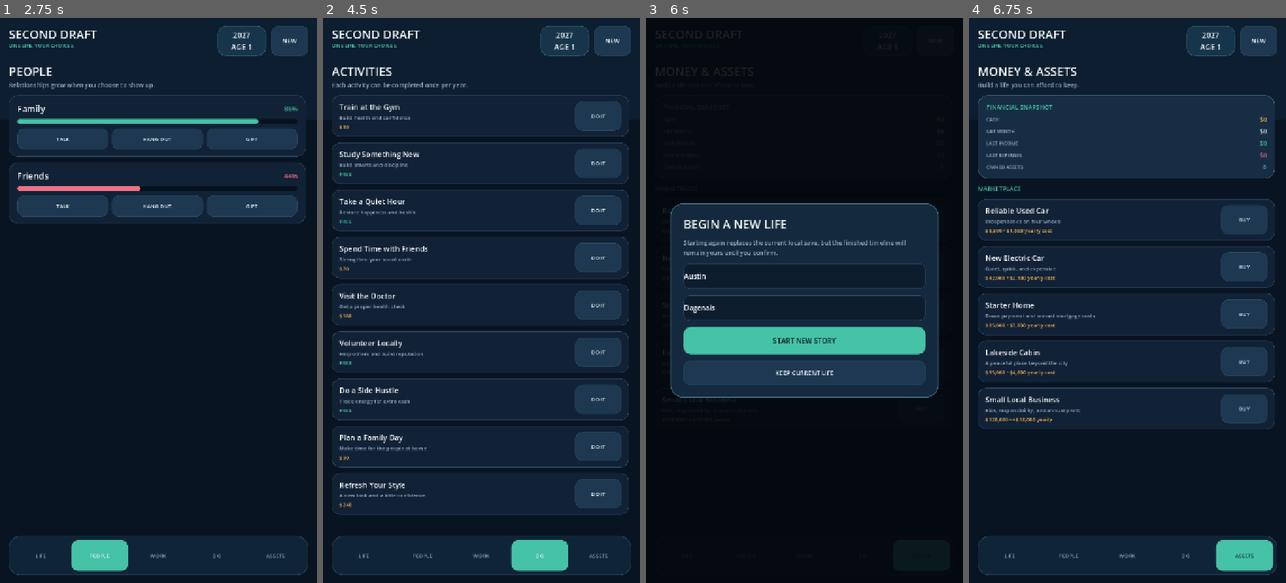
Above: before the commit, frames 1-4 (left to right).
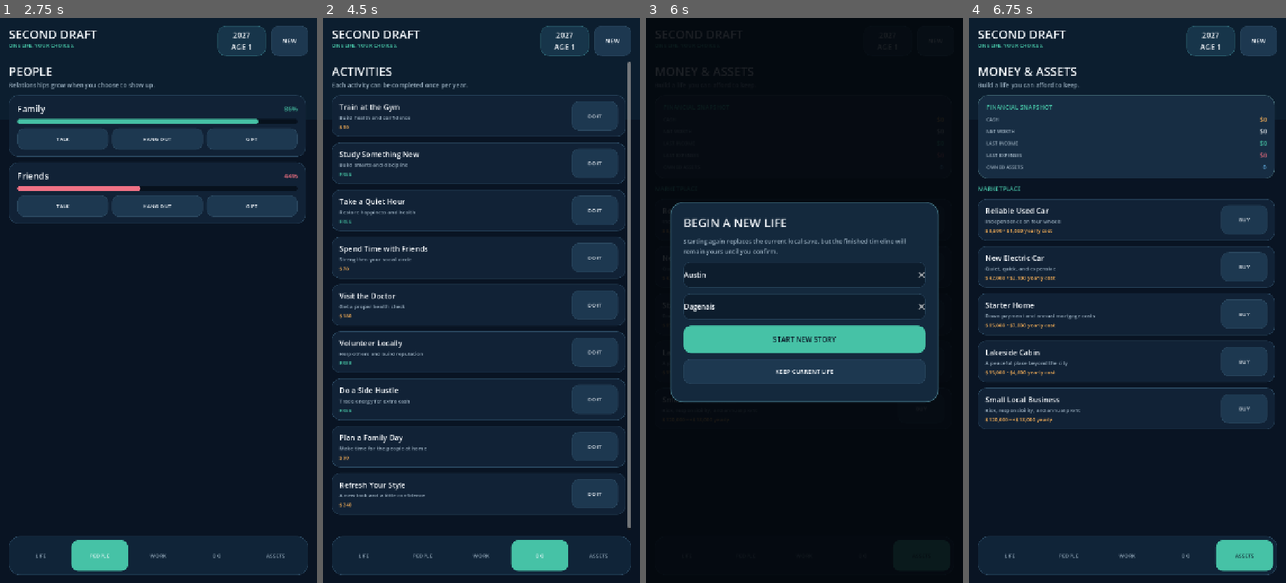
Above: after the commit, the same moments.

Repository: austindagenais12-dot/mynba2k26-companion-app
Game: Godot game, scene res://main.tscn
Same seed, same stepped clock (60 frames per second), same inputs: the game is played once before the commit and once after it.
Inputs:
- Up to frame 1 (2.75 s): click "AGE +1" at 0.5 s; click "LIFE" at 1.25 s; click "PEOPLE" at 2 s
- Up to frame 2 (4.5 s): click "WORK" at 2.75 s; click "SEARCH" at 3.5 s; click "DO" at 4.25 s
- Up to frame 3 (6 s): click "ASSETS" at 5 s; click "NEW" at 5.75 s
- Up to frame 4 (6.75 s): click "KEEP CURRENT LIFE" at 6.5 s

Frame 1 is identical in both runs. In frame 2, 2.0% of the frame differs, in the area x 78-98%, y 7-91%; in frame 3, 3.5%, in the area x 7-93%, y 32-68%; in frame 4, nothing differs.

Commit message:
Fix mobile scrolling and keyboard focus

Diff:
--- a/second-draft-godot/project.godot
+++ b/second-draft-godot/project.godot
@@ -20,6 +20,11 @@
 window/stretch/mode="canvas_items"
 window/handheld/orientation=1
 
+[input_devices]
+
+pointing/emulate_mouse_from_touch=true
+pointing/emulate_touch_from_mouse=true
+
 [rendering]
 
 renderer/rendering_method="gl_compatibility"
--- a/second-draft-godot/scripts/main.gd
+++ b/second-draft-godot/scripts/main.gd
@@ -13,6 +13,9 @@
 const BLUE := Color("5ea9dd")
 const LINE := Color("29465e")
 const CAREERS_PER_PAGE := 14
+const KEYBOARD_FALLBACK_PADDING := 430
+const INPUT_REVEAL_MARGIN := 28
+const NORMAL_SCROLL_PADDING := 24
 
 var simulation: LifeSimulation
 var current_page := "life"
@@ -27,9 +30,16 @@
 var career_sector := "All sectors"
 var career_eligible_only := false
 var career_page := 0
+var active_page_scroll: ScrollContainer
+var page_scroll_positions: Dictionary = {}
+var scroll_spacers: Dictionary = {}
+var focused_text_input: Control
+var focus_reveal_serial := 0
 
 
 func _ready() -> void:
+	get_viewport().gui_focus_changed.connect(on_gui_focus_changed)
+	get_viewport().size_changed.connect(on_viewport_size_changed)
 	simulation = LifeSimulation.new()
 	if not simulation.load_game():
 		simulation.new_life()
@@ -152,7 +162,9 @@
 
 
 func show_page(page_name: String) -> void:
+	remember_page_scroll()
 	current_page = page_name
+	active_page_scroll = null
 	clear_children(page_host)
 	update_top_bar()
 	update_nav()
@@ -167,6 +179,7 @@
 			build_assets_page()
 		_:
 			build_life_page()
+	call_deferred("restore_page_scroll", page_name)
 
 
 func update_top_bar() -> void:
@@ -299,6 +312,7 @@
 	row.add_child(label)
 	row.add_child(make_label("%d" % value, 12, TEXT, 800))
 	var bar := ProgressBar.new()
+	bar.mouse_filter = Control.MOUSE_FILTER_IGNORE
 	bar.min_value = 0
 	bar.max_value = 100
 	bar.value = value
@@ -461,6 +475,7 @@
 	box.add_child(make_key_value("ANNUAL PAY", simulation.format_money(int(job.get("salary", 0))) if not job.is_empty() else "$0", GOLD))
 	if not job.is_empty() and not bool(simulation.data.get("retired", false)):
 		var progress := ProgressBar.new()
+		progress.mouse_filter = Control.MOUSE_FILTER_IGNORE
 		progress.max_value = 100
 		progress.value = int(simulation.data.get("job_progress", 0))
 		progress.show_percentage = false
@@ -531,6 +546,7 @@
 	filter_row.add_theme_constant_override("separation", 8)
 	box.add_child(filter_row)
 	var sector_select := OptionButton.new()
+	sector_select.mouse_filter = Control.MOUSE_FILTER_PASS
 	sector_select.size_flags_horizontal = Control.SIZE_EXPAND_FILL
 	sector_select.custom_minimum_size.y = 54
 	sector_select.add_theme_font_size_override("font_size", 13)
@@ -549,6 +565,7 @@
 	search_button.pressed.connect(on_career_search.bind(search, sector_select))
 	filter_row.add_child(search_button)
 	var eligible := CheckButton.new()
+	eligible.mouse_filter = Control.MOUSE_FILTER_PASS
 	eligible.text = "Only show careers my education currently qualifies for"
 	eligible.button_pressed = career_eligible_only
 	eligible.add_theme_font_size_override("font_size", 12)
@@ -719,6 +736,8 @@
 	career_query = search.text.strip_edges()
 	career_sector = sector_select.get_item_text(sector_select.selected)
 	career_page = 0
+	search.release_focus()
+	DisplayServer.virtual_keyboard_hide()
 	show_page("work")
 
 
@@ -758,12 +777,8 @@
 	overlay.z_index = 100
 	add_child(overlay)
 
-	var outer_margin := MarginContainer.new()
-	outer_margin.set_anchors_and_offsets_preset(Control.PRESET_FULL_RECT)
-	set_margins(outer_margin, 38, 88, 38, 58)
-	overlay.add_child(outer_margin)
-	var center := CenterContainer.new()
-	outer_margin.add_child(center)
+	var dialog_layout := make_overlay_scroll(overlay, 38, 48, 38, 40)
+	var center := dialog_layout.get("center") as CenterContainer
 	var card := make_panel(Color("14293d"), 28, 2, Color("3c6978"))
 	card.custom_minimum_size.x = 620
 	center.add_child(card)
@@ -809,9 +824,9 @@
 	overlay.mouse_filter = Control.MOUSE_FILTER_STOP
 	overlay.z_index = 100
 	add_child(overlay)
-	var center := CenterContainer.new()
-	center.set_anchors_and_offsets_preset(Control.PRESET_FULL_RECT)
-	overlay.add_child(center)
+	var dialog_layout := make_overlay_scroll(overlay, 38, 48, 38, 40)
+	var dialog_scroll := dialog_layout.get("scroll") as ScrollContainer
+	var center := dialog_layout.get("center") as CenterContainer
 	var card := make_panel(Color("14293d"), 28, 2, Color("3c6978"))
 	card.custom_minimum_size = Vector2(610, 0)
 	center.add_child(card)
@@ -837,16 +852,23 @@
 	cancel.custom_minimum_size.y = 56
 	cancel.pressed.connect(close_overlay)
 	box.add_child(cancel)
+	box.add_child(make_keyboard_spacer(dialog_scroll, 0))
 
 
 func start_new_life(first_input: LineEdit, last_input: LineEdit) -> void:
 	simulation.new_life(first_input.text, last_input.text)
+	page_scroll_positions.clear()
 	close_overlay()
 	show_page("life")
 	show_toast("A new story has begun.", true)
 
 
 func close_overlay() -> void:
+	var focus_owner := get_viewport().gui_get_focus_owner()
+	if is_instance_valid(focus_owner) and is_instance_valid(overlay) and overlay.is_ancestor_of(focus_owner):
+		focus_owner.release_focus()
+	DisplayServer.virtual_keyboard_hide()
+	clear_text_input_tracking()
 	if is_instance_valid(overlay):
 		overlay.queue_free()
 	overlay = null
@@ -868,20 +890,176 @@
 
 
 func make_scroll_page() -> VBoxContainer:
-	var scroll := ScrollContainer.new()
+	var scroll := make_mobile_scroll_container()
 	scroll.set_anchors_and_offsets_preset(Control.PRESET_FULL_RECT)
-	scroll.horizontal_scroll_mode = ScrollContainer.SCROLL_MODE_DISABLED
-	scroll.vertical_scroll_mode = ScrollContainer.SCROLL_MODE_AUTO
 	page_host.add_child(scroll)
+	active_page_scroll = scroll
 	var outer := MarginContainer.new()
 	outer.size_flags_horizontal = Control.SIZE_EXPAND_FILL
 	set_margins(outer, 0, 2, 5, 16)
 	scroll.add_child(outer)
+	var stack := VBoxContainer.new()
+	stack.size_flags_horizontal = Control.SIZE_EXPAND_FILL
+	stack.add_theme_constant_override("separation", 0)
+	outer.add_child(stack)
 	var content := VBoxContainer.new()
 	content.size_flags_horizontal = Control.SIZE_EXPAND_FILL
 	content.add_theme_constant_override("separation", 13)
-	outer.add_child(content)
+	stack.add_child(content)
+	stack.add_child(make_keyboard_spacer(scroll, NORMAL_SCROLL_PADDING))
 	return content
+
+
+func make_mobile_scroll_container() -> ScrollContainer:
+	var scroll := ScrollContainer.new()
+	scroll.size_flags_horizontal = Control.SIZE_EXPAND_FILL
+	scroll.size_flags_vertical = Control.SIZE_EXPAND_FILL
+	scroll.horizontal_scroll_mode = ScrollContainer.SCROLL_MODE_DISABLED
+	scroll.vertical_scroll_mode = ScrollContainer.SCROLL_MODE_AUTO
+	scroll.follow_focus = true
+	scroll.scroll_deadzone = 10
+	scroll.mouse_filter = Control.MOUSE_FILTER_STOP
+	return scroll
+
+
+func make_overlay_scroll(parent: Control, left: int, top: int, right: int, bottom: int) -> Dictionary:
+	var outer_margin := MarginContainer.new()
+	outer_margin.set_anchors_and_offsets_preset(Control.PRESET_FULL_RECT)
+	set_margins(outer_margin, left, top, right, bottom)
+	parent.add_child(outer_margin)
+	var scroll := make_mobile_scroll_container()
+	outer_margin.add_child(scroll)
+	var center := CenterContainer.new()
+	center.size_flags_horizontal = Control.SIZE_EXPAND_FILL
+	center.size_flags_vertical = Control.SIZE_EXPAND_FILL
+	center.mouse_filter = Control.MOUSE_FILTER_PASS
+	scroll.add_child(center)
+	return {"scroll": scroll, "center": center}
+
+
+func make_keyboard_spacer(scroll: ScrollContainer, normal_height: int) -> Control:
+	var spacer := Control.new()
+	spacer.custom_minimum_size.y = normal_height
+	spacer.mouse_filter = Control.MOUSE_FILTER_IGNORE
+	var scroll_id := scroll.get_instance_id()
+	scroll_spacers[scroll_id] = {"spacer": spacer, "normal_height": normal_height}
+	scroll.tree_exiting.connect(unregister_scroll_spacer.bind(scroll_id))
+	return spacer
+
+
+func unregister_scroll_spacer(scroll_id: int) -> void:
+	scroll_spacers.erase(scroll_id)
+
+
+func remember_page_scroll() -> void:
+	if is_instance_valid(active_page_scroll) and active_page_scroll.is_inside_tree():
+		page_scroll_positions[current_page] = active_page_scroll.scroll_vertical
+
+
+func restore_page_scroll(page_name: String) -> void:
+	if page_name != current_page or not is_instance_valid(active_page_scroll):
+		return
+	active_page_scroll.set_deferred("scroll_vertical", int(page_scroll_positions.get(page_name, 0)))
+
+
+func on_gui_focus_changed(control: Control) -> void:
+	if control is LineEdit or control is TextEdit:
+		focused_text_input = control
+		schedule_focused_control_reveal(control)
+	else:
+		clear_text_input_tracking()
+
+
+func on_text_input_focus_exited(input: Control) -> void:
+	if focused_text_input == input:
+		call_deferred("verify_text_input_focus")
+
+
+func verify_text_input_focus() -> void:
+	var owner := get_viewport().gui_get_focus_owner()
+	if not (owner is LineEdit or owner is TextEdit):
+		clear_text_input_tracking()
+
+
+func on_viewport_size_changed() -> void:
+	if is_instance_valid(focused_text_input):
+		schedule_focused_control_reveal(focused_text_input)
+
+
+func schedule_focused_control_reveal(control: Control) -> void:
+	if not is_instance_valid(control):
+		return
+	focus_reveal_serial += 1
+	var serial := focus_reveal_serial
+	call_deferred("reveal_focused_control", control, serial)
+	for delay in [0.12, 0.30, 0.55]:
+		get_tree().create_timer(float(delay)).timeout.connect(reveal_focused_control.bind(control, serial))
+
+
+func reveal_focused_control(control: Control, serial: int) -> void:
+	if serial != focus_reveal_serial or not is_instance_valid(control) or not control.has_focus():
+		return
+	var scroll := find_scroll_ancestor(control)
+	if scroll == null:
+		return
+	set_keyboard_spacer(scroll, keyboard_padding_in_viewport())
+	scroll.ensure_control_visible(control)
+	call_deferred("apply_keyboard_avoidance", control, scroll, serial)
+
+
+func apply_keyboard_avoidance(control: Control, scroll: ScrollContainer, serial: int) -> void:
+	if serial != focus_reveal_serial or not is_instance_valid(control) or not is_instance_valid(scroll) or not control.has_focus():
+		return
+	var keyboard_padding := keyboard_padding_in_viewport()
+	var scroll_rect := scroll.get_global_rect()
+	var control_rect := control.get_global_rect()
+	var viewport_bottom := get_viewport().get_visible_rect().end.y
+	var visible_bottom := minf(scroll_rect.end.y, viewport_bottom - float(keyboard_padding)) - INPUT_REVEAL_MARGIN
+	var visible_top := scroll_rect.position.y + INPUT_REVEAL_MARGIN
+	if control_rect.end.y > visible_bottom:
+		scroll.scroll_vertical += ceili(control_rect.end.y - visible_bottom)
+	elif control_rect.position.y < visible_top:
+		scroll.scroll_vertical -= ceili(visible_top - control_rect.position.y)
+
+
+func keyboard_padding_in_viewport() -> int:
+	var keyboard_pixels := DisplayServer.virtual_keyboard_get_height()
+	var screen_scale := absf(get_viewport().get_screen_transform().get_scale().y)
+	var measured_padding := 0
+	if keyboard_pixels > 0 and screen_scale > 0.001:
+		measured_padding = ceili(float(keyboard_pixels) / screen_scale) + INPUT_REVEAL_MARGIN
+	var requested_padding := maxi(KEYBOARD_FALLBACK_PADDING, measured_padding)
+	var viewport_cap := maxi(260, int(get_viewport().get_visible_rect().size.y * 0.62))
+	return mini(requested_padding, viewport_cap)
+
+
+func find_scroll_ancestor(control: Control) -> ScrollContainer:
+	var node: Node = control.get_parent()
+	while node != null:
+		if node is ScrollContainer:
+			return node as ScrollContainer
+		node = node.get_parent()
+	return null
+
+
+func set_keyboard_spacer(active_scroll: ScrollContainer, height: int) -> void:
+	for scroll_id in scroll_spacers.keys():
+		var entry: Dictionary = scroll_spacers.get(scroll_id, {})
+		var spacer := entry.get("spacer") as Control
+		if not is_instance_valid(spacer):
+			continue
+		var normal_height := int(entry.get("normal_height", 0))
+		spacer.custom_minimum_size.y = maxi(normal_height, height) if int(scroll_id) == active_scroll.get_instance_id() else normal_height
+
+
+func clear_text_input_tracking() -> void:
+	focus_reveal_serial += 1
+	focused_text_input = null
+	for scroll_id in scroll_spacers.keys():
+		var entry: Dictionary = scroll_spacers.get(scroll_id, {})
+		var spacer := entry.get("spacer") as Control
+		if is_instance_valid(spacer):
+			spacer.custom_minimum_size.y = int(entry.get("normal_height", 0))
 
 
 func make_page_intro(title_text: String, subtitle_text: String) -> Control:
@@ -940,6 +1118,7 @@
 
 func make_panel(color: Color, radius: int, border_width: int = 0, border_color: Color = Color.TRANSPARENT) -> PanelContainer:
 	var panel := PanelContainer.new()
+	panel.mouse_filter = Control.MOUSE_FILTER_PASS
 	panel.add_theme_stylebox_override("panel", make_style(color, radius, border_width, border_color))
 	return panel
 
@@ -963,6 +1142,7 @@
 
 func make_label(text_value: String, font_size: int, color: Color, weight: int = 500) -> Label:
 	var label := Label.new()
+	label.mouse_filter = Control.MOUSE_FILTER_IGNORE
 	label.text = text_value
 	label.add_theme_font_size_override("font_size", font_size)
 	label.add_theme_color_override("font_color", color)
@@ -974,6 +1154,7 @@
 
 func make_button(text_value: String, style_name: String, font_size: int) -> Button:
 	var button := Button.new()
+	button.mouse_filter = Control.MOUSE_FILTER_PASS
 	button.text = text_value
 	button.add_theme_font_size_override("font_size", font_size)
 	button.add_theme_color_override("font_color", TEXT)
@@ -1008,14 +1189,19 @@
 
 func make_line_edit(default_text: String, placeholder: String) -> LineEdit:
 	var input := LineEdit.new()
+	input.mouse_filter = Control.MOUSE_FILTER_PASS
 	input.text = default_text
 	input.placeholder_text = placeholder
+	input.clear_button_enabled = true
+	input.virtual_keyboard_enabled = true
+	input.virtual_keyboard_show_on_focus = true
 	input.custom_minimum_size.y = 58
 	input.add_theme_font_size_override("font_size", 16)
 	input.add_theme_color_override("font_color", TEXT)
 	input.add_theme_color_override("font_placeholder_color", MUTED)
 	input.add_theme_stylebox_override("normal", make_style(Color("0d1d2d"), 14, 1, LINE))
 	input.add_theme_stylebox_override("focus", make_style(Color("10283a"), 14, 2, TEAL))
+	input.focus_exited.connect(on_text_input_focus_exited.bind(input))
 	return input
 
 
@@ -1037,4 +1223,5 @@
 
 func clear_children(node: Node) -> void:
 	for child in node.get_children():
+		node.remove_child(child)
 		child.queue_free()
--- /dev/null
+++ b/second-draft-godot/tests/test_mobile_ui.gd
@@ -0,0 +1,157 @@
+extends SceneTree
+
+
+func _initialize() -> void:
+	call_deferred("run_tests")
+
+
+func run_tests() -> void:
+	var failures: Array[String] = []
+	var packed_scene := load("res://main.tscn") as PackedScene
+	if packed_scene == null:
+		failures.append("Could not load the main scene.")
+		finish(failures, null)
+		return
+	var app = packed_scene.instantiate()
+	root.add_child(app)
+	await wait_frames(3)
+
+	for page_name in ["life", "people", "work", "activities", "assets"]:
+		app.call("show_page", page_name)
+		await wait_frames(3)
+		var page_host := app.get("page_host") as Control
+		var page_scroll := find_scroll_container(page_host)
+		if page_scroll == null:
+			failures.append("%s page has no ScrollContainer." % page_name)
+			continue
+		if not page_scroll.follow_focus:
+			failures.append("%s page does not follow focused controls." % page_name)
+		if page_scroll.vertical_scroll_mode == ScrollContainer.SCROLL_MODE_DISABLED:
+			failures.append("%s page has vertical scrolling disabled." % page_name)
+		if page_scroll.scroll_deadzone <= 0:
+			failures.append("%s page has no mobile drag deadzone." % page_name)
+
+	app.call("show_page", "work")
+	await wait_frames(4)
+	var work_host := app.get("page_host") as Control
+	var work_scroll := find_scroll_container(work_host)
+	if work_scroll == null:
+		failures.append("Work page scroll container disappeared.")
+		finish(failures, app)
+		return
+	var work_bar := work_scroll.get_v_scroll_bar()
+	var available_scroll := int(work_bar.max_value - work_bar.page)
+	if available_scroll < 400:
+		failures.append("The career page did not produce a usable vertical scroll range.")
+	work_scroll.scroll_vertical = mini(300, available_scroll)
+	await wait_frames(2)
+	var remembered_scroll := work_scroll.scroll_vertical
+	if remembered_scroll <= 0:
+		failures.append("The career page could not be scrolled programmatically.")
+
+	app.call("show_page", "life")
+	await wait_frames(3)
+	app.call("show_page", "work")
+	await wait_frames(4)
+	work_host = app.get("page_host") as Control
+	work_scroll = find_scroll_container(work_host)
+	if work_scroll == null or absi(work_scroll.scroll_vertical - remembered_scroll) > 3:
+		failures.append("Page scroll position was not restored after tab navigation.")
+
+	var text_inputs: Array[LineEdit] = []
+	collect_line_edits(work_host, text_inputs)
+	if text_inputs.size() != 1:
+		failures.append("Expected one career search field, found %d." % text_inputs.size())
+	else:
+		var search := text_inputs[0]
+		if search.mouse_filter != Control.MOUSE_FILTER_PASS:
+			failures.append("Career search does not pass touch drags to its scroll parent.")
+		if not search.virtual_keyboard_enabled or not search.virtual_keyboard_show_on_focus:
+			failures.append("Career search is not configured for the mobile keyboard.")
+		var baseline_max := work_scroll.get_v_scroll_bar().max_value
+		work_scroll.scroll_vertical = 0
+		search.grab_focus()
+		await create_timer(0.70).timeout
+		await wait_frames(2)
+		if not search.has_focus():
+			failures.append("Career search did not retain input focus.")
+		if work_scroll.get_v_scroll_bar().max_value < baseline_max + 300.0:
+			failures.append("Keyboard focus did not add enough scroll room below the search field.")
+		if work_scroll.scroll_vertical <= 0:
+			failures.append("Career search focus did not move the page into view.")
+		search.release_focus()
+		await wait_frames(4)
+
+	var page_buttons: Array[Button] = []
+	collect_buttons(work_scroll, page_buttons)
+	for button in page_buttons:
+		if button.mouse_filter == Control.MOUSE_FILTER_STOP:
+			failures.append("A career-page button still blocks touch scrolling: %s" % button.text)
+			break
+
+	app.call("show_new_life_dialog")
+	await wait_frames(3)
+	var dialog_overlay := app.get("overlay") as Control
+	var dialog_scroll := find_scroll_container(dialog_overlay)
+	var dialog_inputs: Array[LineEdit] = []
+	collect_line_edits(dialog_overlay, dialog_inputs)
+	if dialog_scroll == null or not dialog_scroll.follow_focus:
+		failures.append("New-life dialog is not scrollable and focus-aware.")
+	if dialog_inputs.size() != 2:
+		failures.append("Expected two name fields in the new-life dialog.")
+	else:
+		dialog_inputs[1].grab_focus()
+		await create_timer(0.35).timeout
+		if not dialog_inputs[1].has_focus():
+			failures.append("The second name field did not retain focus.")
+	app.call("close_overlay")
+	await wait_frames(2)
+
+	finish(failures, app)
+
+
+func wait_frames(count: int) -> void:
+	for _index in range(count):
+		await process_frame
+
+
+func find_scroll_container(node: Node) -> ScrollContainer:
+	if node == null:
+		return null
+	if node is ScrollContainer:
+		return node as ScrollContainer
+	for child in node.get_children():
+		var found := find_scroll_container(child)
+		if found != null:
+			return found
+	return null
+
+
+func collect_line_edits(node: Node, results: Array[LineEdit]) -> void:
+	if node == null:
+		return
+	if node is LineEdit:
+		results.append(node as LineEdit)
+	for child in node.get_children():
+		collect_line_edits(child, results)
+
+
+func collect_buttons(node: Node, results: Array[Button]) -> void:
+	if node == null:
+		return
+	if node is Button:
+		results.append(node as Button)
+	for child in node.get_children():
+		collect_buttons(child, results)
+
+
+func finish(failures: Array[String], app: Node) -> void:
+	if is_instance_valid(app):
+		app.queue_free()
+	if failures.is_empty():
+		print("PASS: all five pages scroll, positions persist, touch controls pass drags, and text fields follow Android keyboard focus.")
+		quit(0)
+		return
+	for failure in failures:
+		push_error(failure)
+	quit(1)
Not shown, changed: second-draft-godot/export_presets.cfg
Not shown, changed: .github/workflows/second-draft-apk.yml
Not shown, changed: second-draft-godot/README.md
